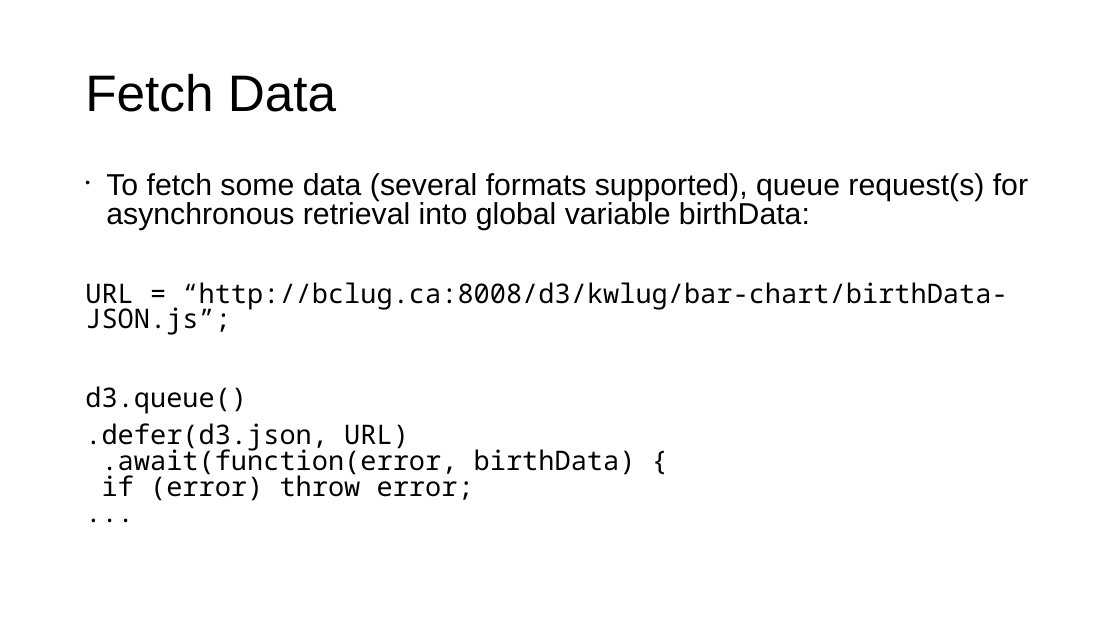
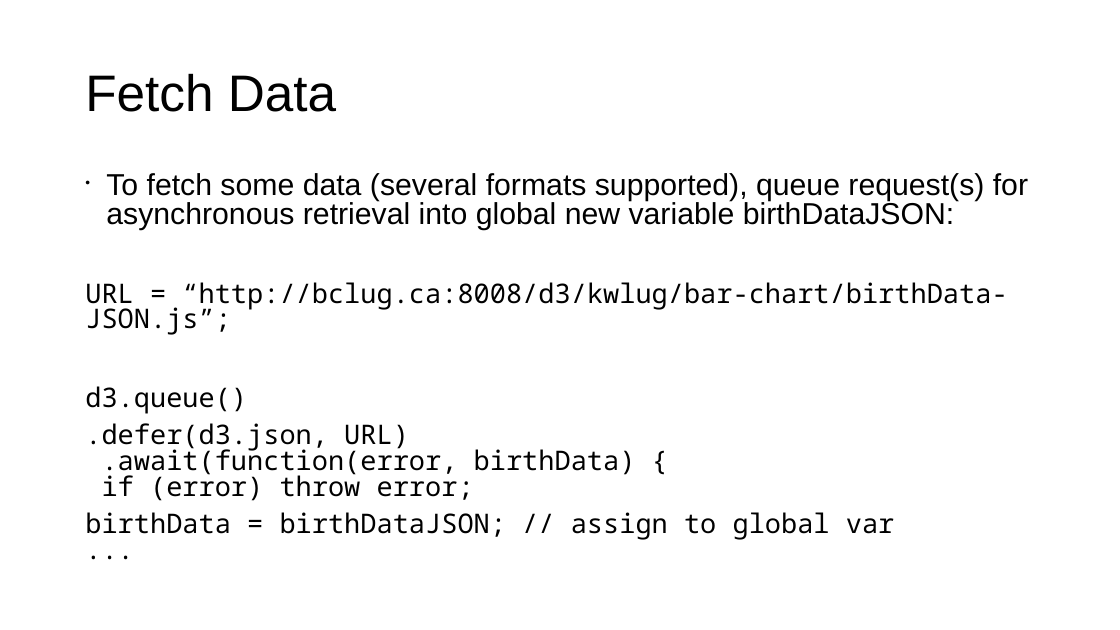
Before and after one commit to RonaldBarnes/d3-bar-chart-kwlug, a slide deck: slide 7 of BarChart Slideshow 2.odp. Drawn at 1120x630 pixels with LibreOffice and Linux fonts; fonts in the diff are those of the drawing. Boxes give left, top, right and bottom in pixels: in the first picture for what was removed or moved away, otherwise in the second. Text is boxed around its words. In the diff, an @@ line names an element or a change of style, - is before the commit and + after.

```diff
--- a/BarChart Slideshow 2.odp
+++ b/BarChart Slideshow 2.odp
@@ text at box(106, 173, 1028, 230): text changed @@
-• To fetch some data (several formats supported), queue request(s) for asynchronous retrieval into global variable birthData:
+• To fetch some data (several formats supported), queue request(s) for asynchronous retrieval into global new variable birthDataJSON:
@@ text at box(85, 423, 895, 540): text changed @@
-.defer(d3.json, URL)
-.await(function(error, birthData) {
-if (error) throw error;
-...
+.defer(d3.json, URL)
+.await(function(error, birthData) {
+if (error) throw error;
+birthData = birthDataJSON; // assign to global var
+...
```
Also in this commit, not shown: 12 other files.
